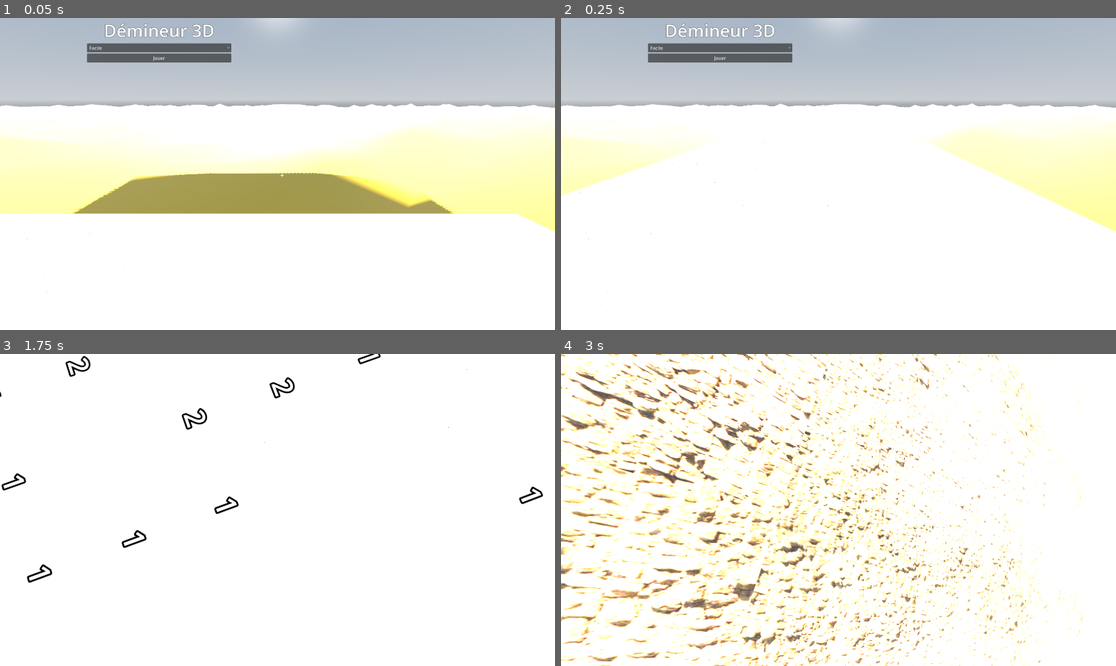
Above: before the commit, frames 1-4 (two rows, left to right).
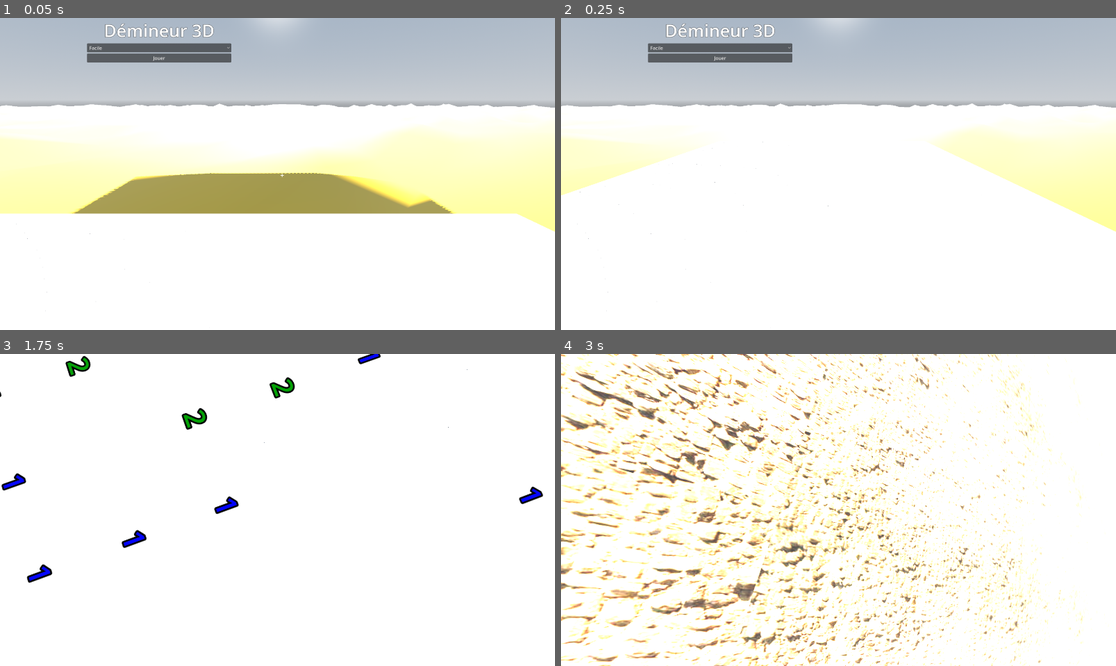
Above: after the commit, the same moments.

Repository: elebras1/Demineur3D
Game: Godot game, scene res://main_menu/main_menu.tscn
The game is run twice, just before and just after one commit, with the same random seed, the same clock (stepped at 60 frames per second) and the same inputs.
Inputs (mouse positions are in pixels of both pictures, inside the frame that each line leads up to):
- Up to frame 1 (0.05 s): no input
- Up to frame 2 (0.25 s): no input
- Up to frame 3 (1.75 s): click "Jouer" at 0.5 s; tap Enter at 1.25 s; move the mouse to (271, 516) at 1.27 s; hold D from 1.28 s (still down); hold Z from 1.28 s (still down); click (271, 516) at 1.42 s; tap Space at 1.52 s
- Up to frame 4 (3 s): move the mouse to (877, 513) at 2.02 s; release Z at 2.03 s; tap Q at 2.1 s; tap Space at 2.27 s; move the mouse to (794, 506) at 2.77 s; release D at 2.78 s; hold S from 2.78 s (still down); hold Z from 2.78 s (still down)

The runs differ from the first frame. In frame 3, 0.6% of the frame differs, in the area x 0-98%, y 0-73%; in frame 4, nothing differs.

Commit message:
cell number colored

Diff:
--- a/cell.gd
+++ b/cell.gd
@@ -2,7 +2,6 @@
 class_name Cell
 
 # IMPORTANT: Ne PAS utiliser @export pour les données de jeu
-# @export sauvegarde les valeurs dans la scène .tscn
 var grid_pos: Vector2i
 var value: int = 0
 var board: Array = []
@@ -15,25 +14,35 @@
 @onready var mesh_instance = $MeshInstance3D
 @onready var label = $MeshInstance3D/Label3D
 
-var flag = preload("res://flag.tscn")
+var flag_scene = preload("res://flag.tscn") # Renommé pour éviter la confusion avec la variable 'flag'
+
+# Couleurs standards du Démineur pour les chiffres 1 à 8
+const NUMBER_COLORS = {
+	1: Color(0.0, 0.0, 1.0),      # Bleu
+	2: Color(0.0, 0.5, 0.0),      # Vert
+	3: Color(1.0, 0.0, 0.0),      # Rouge
+	4: Color(0.0, 0.0, 0.5),      # Bleu foncé
+	5: Color(0.5, 0.0, 0.0),      # Marron/Rouge foncé
+	6: Color(0.0, 0.5, 0.5),      # Cyan
+	7: Color(0.0, 0.0, 0.0),      # Noir
+	8: Color(0.5, 0.5, 0.5)       # Gris
+}
 
 func _ready():
-	value = 0
-	state = 0
-	board = []
-	generator = null
-
+	# Initialisation propre
 	if label:
 		label.text = ""
-	if label:
-		label.text = ""
+		# Optionnel : Désactiver le filtre de texture pour un look pixel-art net si besoin
+		# label.pixel_size = 0.005
 
-	# Créer un matériau pour chaque cellule
+	# Créer un matériau unique pour cette cellule pour pouvoir changer sa couleur
 	if mesh_instance:
 		var mat = StandardMaterial3D.new()
+		# Optionnel : Réduire la brillance pour un look plus "carton/terre"
+		mat.specular_mode = BaseMaterial3D.SPECULAR_DISABLED
 		mesh_instance.material_override = mat
 
-	# Attendre un frame puis mettre à jour
+	# Attendre un frame pour s'assurer que les variables is_dark/grid_pos sont set
 	await get_tree().process_frame
 	update_color()
 
@@ -44,107 +53,110 @@
 	var mat = mesh_instance.material_override as StandardMaterial3D
 
 	match state:
-		0:  # Cachée - damier
+		0:  # CACHÉE (Case non cliquée)
+			# On garde l'effet damier
 			if is_dark:
-				mat.albedo_color = Color(0.5, 0.5, 0.5)
+				mat.albedo_color = Color(0.5, 0.5, 0.5) # Gris moyen
 			else:
-				mat.albedo_color = Color(0.7, 0.7, 0.7)
-			if label:
-				label.text = ""
-			# Supprimer le flag s'il existe
-			if flag_mesh:
-				flag_mesh.queue_free()
-				flag_mesh = null
+				mat.albedo_color = Color(0.6, 0.6, 0.6) # Gris légèrement plus clair
 
-		1:  # Révélée
+			if label: label.text = ""
+			_remove_flag()
+
+		1:  # RÉVÉLÉE
+			# Le fond devient plus clair (effet "creusé")
 			if is_dark:
-				mat.albedo_color = Color(0.9, 0.9, 0.9)
+				mat.albedo_color = Color(0.85, 0.85, 0.85) # Blanc cassé sombre
 			else:
-				mat.albedo_color = Color(1, 1, 1)
+				mat.albedo_color = Color(0.95, 0.95, 0.95) # Blanc cassé clair
+
+			_remove_flag()
+
 			if label:
 				if value == -1:
 					label.text = "💣"
+					label.modulate = Color(0, 0, 0) # Bombe noire
+					mat.albedo_color = Color(1, 0.3, 0.3) # Fond ROUGE pour l'explosion
 				elif value > 0:
 					label.text = str(value)
+					# Application de la couleur du chiffre
+					label.modulate = NUMBER_COLORS.get(value, Color.BLACK)
 				else:
-					label.text = ""
-			# Supprimer le flag s'il existe
-			if flag_mesh:
-				flag_mesh.queue_free()
-				flag_mesh = null
+					label.text = "" # Case vide (0)
 
-		2:  # Flag
+		2:  # FLAG (Drapeau posé)
+			# On garde la couleur de fond "Cachée" car le sol n'est pas creusé
+			# Mais on peut mettre une légère teinte rouge pour aider visuellement si tu veux
 			if is_dark:
-				mat.albedo_color = Color(0.8, 0.2, 0.2)
+				mat.albedo_color = Color(0.5, 0.4, 0.4)
 			else:
-				mat.albedo_color = Color(1, 0.3, 0.3)
-			if label:
-				label.text = ""
+				mat.albedo_color = Color(0.6, 0.5, 0.5)
+
+			if label: label.text = ""
+
+			# Instanciation du mesh de drapeau s'il n'est pas là
+			if not flag_mesh and flag_scene:
+				flag_mesh = flag_scene.instantiate()
+				add_child(flag_mesh)
+
+# Helper pour nettoyer le code
+func _remove_flag():
+	if flag_mesh:
+		flag_mesh.queue_free()
+		flag_mesh = null
 
 func reveal():
-	if parent_grid.get_is_finish():
+	if not parent_grid or parent_grid.get_is_finish():
 		return
-	if state != 0:
+	if state != 0: # On ne révèle pas si c'est déjà révélé ou s'il y a un drapeau
 		return
 
-	# Si board n'est pas encore initialisé, c'est un premier clic
+	# Premier clic (génération)
 	if not board or board.size() == 0:
-		if parent_grid:
-			parent_grid.on_cell_clicked(self)
+		parent_grid.on_cell_clicked(self)
 		return
 
-	# Vérifie que generator est initialisé
 	if not generator:
-		print("ERREUR: generator non initialisé pour la cellule ", grid_pos)
+		print("ERREUR: generator non initialisé")
 		return
 
-	# Applique le flood fill et récupère les cellules modifiées
+	# Flood fill
 	var changed_cells = generator.flood_fill_reveal(board, grid_pos.y, grid_pos.x, board.size(), board[0].size())
+	parent_grid.update_specific_cells(changed_cells)
 
-	# Met à jour seulement les cellules qui ont changé
-	if parent_grid:
-		parent_grid.update_specific_cells(changed_cells)
-
+	# Gestion Explosion
 	if board[grid_pos.y][grid_pos.x]["mine"]:
 		var explosion = preload("res://explosion.tscn")
-		var explosion_mesh = explosion.instantiate()
-		add_child(explosion_mesh)
+		if explosion:
+			var explosion_mesh = explosion.instantiate()
+			add_child(explosion_mesh)
 
-	if is_finished()["finished"]:
-		parent_grid.set_is_finish(is_finished())
-		if is_finished()["won"]:
-			parent_grid.restart_after_delay(10)
-		else:
-			parent_grid.restart_after_delay(10)
-
+	# Vérification fin de partie
+	var game_status = is_finished()
+	if game_status["finished"]:
+		parent_grid.set_is_finish(game_status)
+		# Le délai de restart est géré ici
+		parent_grid.restart_after_delay(5 if game_status["won"] else 3)
 
 func toggle_flag():
-	if parent_grid.get_is_finish():
-		return
-	# Empêche le flag avant la génération
-	if not board or board.size() == 0:
-		if parent_grid:
-			parent_grid.on_cell_right_clicked(self)
+	if not parent_grid or parent_grid.get_is_finish():
 		return
 
-	if state == 0:
+	# Empêche le flag avant la génération du plateau
+	if not board or board.size() == 0:
+		parent_grid.on_cell_right_clicked(self)
+		return
+
+	if state == 0: # De caché vers Flag
 		state = 2
 		board[grid_pos.y][grid_pos.x]["flag"] = true
-		if not flag_mesh:
-			flag_mesh = flag.instantiate()
-			add_child(flag_mesh)
+		update_color() # Appel direct à update_color qui gère l'instanciation
 
-	elif state == 2:
+	elif state == 2: # De Flag vers caché
 		state = 0
 		board[grid_pos.y][grid_pos.x]["flag"] = false
+		update_color() # Appel direct à update_color qui gère la suppression
 
-		if flag_mesh:
-			flag_mesh.queue_free()
-			flag_mesh = null
-
-
-# Vérifie si la partie est terminée
-# Retourne: { "finished": bool, "won": bool }
 func is_finished() -> Dictionary:
 	if not board or board.size() == 0:
 		return {"finished": false, "won": false}
@@ -156,23 +168,18 @@
 
 	for r in range(rows):
 		for c in range(cols):
-			var cell = board[r][c]
+			var cell_data = board[r][c]
 
-			# Si une mine est révélée = défaite
-			if cell["mine"] and cell["revealed"]:
+			if cell_data["mine"] and cell_data["revealed"]:
 				mine_revealed = true
 
-			# Si une case non-mine n'est pas révélée = pas encore gagné
-			if not cell["mine"] and not cell["revealed"]:
+			if not cell_data["mine"] and not cell_data["revealed"]:
 				all_safe_revealed = false
 
-	# Défaite si mine révélée
 	if mine_revealed:
 		return {"finished": true, "won": false}
 
-	# Victoire si toutes les cases sûres sont révélées
 	if all_safe_revealed:
 		return {"finished": true, "won": true}
 
-	# Partie en cours
 	return {"finished": false, "won": false}
